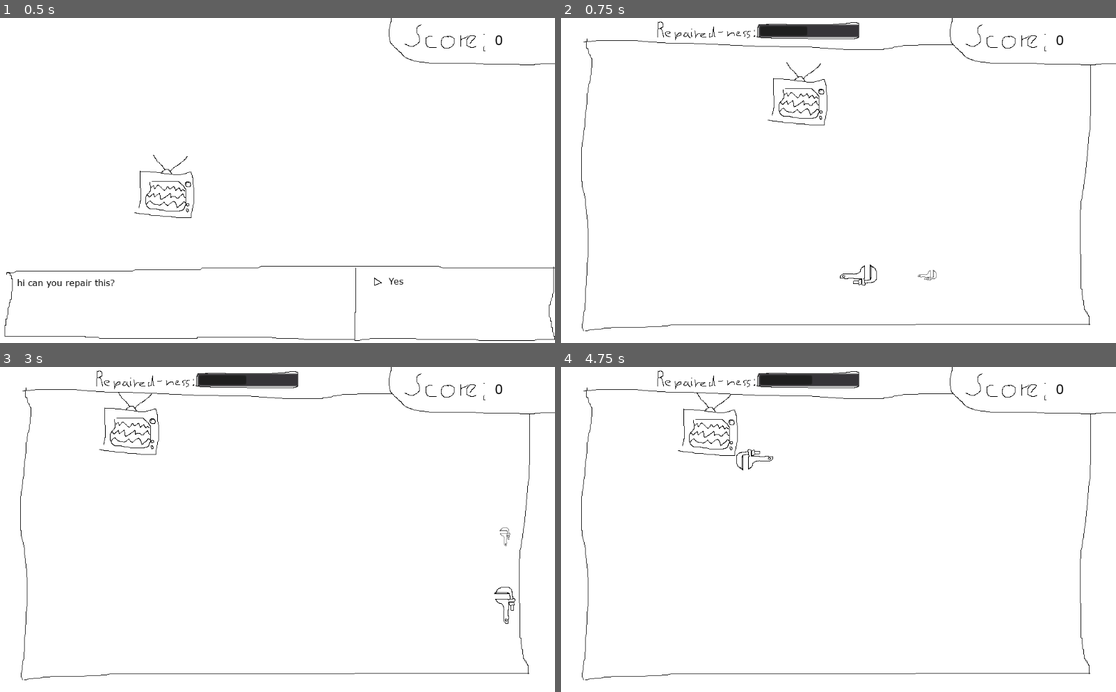
Above: before the commit, frames 1-4 (two rows, left to right).
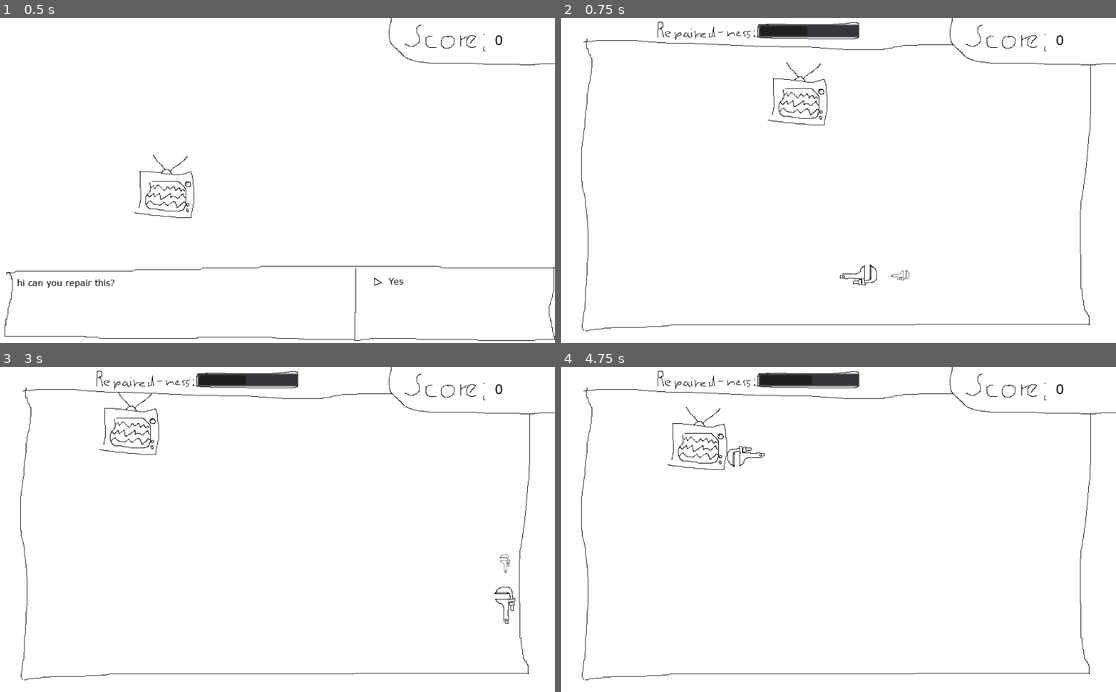
Above: after the commit, the same moments.

Repository: montinevra/repair_anything
Game: Godot game, scene res://scenes/Main.tscn
Two runs of this game, one before a commit and one after it. Both use one fixed random seed, a clock stepped at 60 frames per second and the inputs below.
Inputs:
- Up to frame 1 (0.5 s): no input
- Up to frame 2 (0.75 s): tap Enter (ui_accept) at 0.5 s; hold Right (move_right) from 0.53 s (still down); tap Space (shoot) at 0.6 s
- Up to frame 3 (3 s): tap Enter (ui_accept) at 0.77, 1.52 s; release Right (move_right) at 1.28 s; hold Down (move_down) 1.28-2.03 s; tap Space (shoot) at 1.35, 2.1, 2.85 s; hold Right (move_right) 2.03-2.78 s; hold Up (move_up) from 2.78 s (still down)
- Up to frame 4 (4.75 s): tap Enter (ui_accept) at 3.02, 3.77, 4.52 s; release Up (move_up) at 3.53 s; hold Left (move_left) from 3.53 s (still down); tap Space (shoot) at 3.6, 4.35 s

Frame 1 is identical in both runs. In frame 2, less than 0.1% of the frame differs, in the area x 59-68%, y 77-81%; in frame 3, less than 0.1%; in frame 4, 0.8%, in the area x 19-39%, y 7-32%.

Commit message:
bullet spawns closer to player

Diff:
--- a/scenes/Player.tscn
+++ b/scenes/Player.tscn
@@ -4,6 +4,7 @@
 [ext_resource path="res://scripts/Player.gd" type="Script" id=2]
 
 [node name="Player" type="KinematicBody2D"]
+collision_layer = 2
 script = ExtResource( 2 )
 __meta__ = {
 "_edit_lock_": true
--- a/scripts/Player.gd
+++ b/scripts/Player.gd
@@ -70,7 +70,7 @@
 	var move_vector = Vector2(cos(move_direction), sin(move_direction))
 
 	bullet.m_move_vec = move_vector
-	bullet.position = position + move_vector * 100
+	bullet.position = position + move_vector * 50
 	bullet.rotation = t_angle
 	connect("sig_finished", bullet, "set_finished")
 	get_parent().add_child(bullet)
